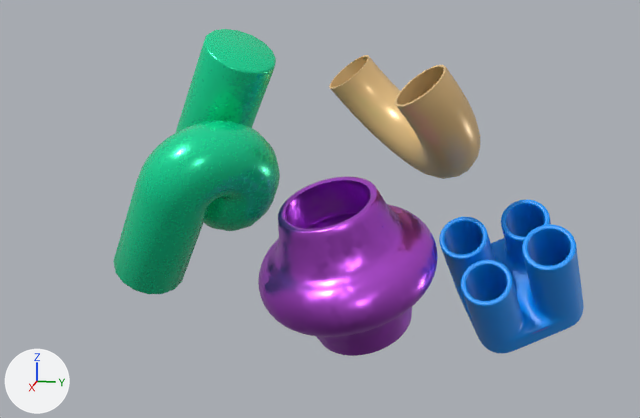
An edit to the glTF model public/models/scene.gltf, drawn before and after from the same camera.
Before and after are seen from a 50 mm lens placed at (25.56, 1.83, 7.42), pointed at (0.76, -3.13, 1.22). The axes (+X, +Y, +Z) are drawn at lower left. The lights are the same throughout. Where no turn or scale is listed for an object, it has been applied to the vertices.

In view in the first picture: 'Extruded_Circle', 'Torus', 'Tubes', 'Vase'.
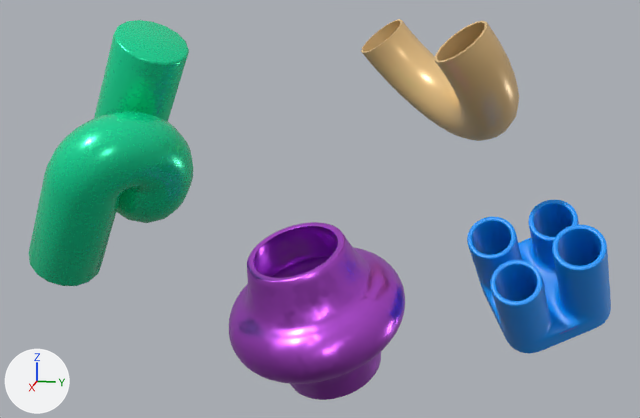
Location of each change, [x1, y1, x2, y2] in pixels of the pictures (640 x 418 px):
'Extruded_Circle', moved
    before: [113, 29, 280, 294]
    after: [29, 20, 193, 286]
'Vase', moved
    before: [258, 177, 438, 356]
    after: [229, 222, 405, 400]
'Tubes', moved
    before: [439, 200, 584, 353]
    after: [467, 200, 611, 354]
'Torus', moved
    before: [329, 55, 480, 179]
    after: [361, 19, 519, 141]

Diff of the bpy script that builds the scene:
```diff
--- a/public/models/scene.gltf.py
+++ b/public/models/scene.gltf.py
@@ ob_torus @@
 ob_torus = bpy.data.objects.new('Torus', me_torus)
-ob_torus.location = (-0.6, -1.57, 4.94)
+ob_torus.location = (-0.86, -0.57, 6.08)
@@ ob_extruded_circle @@
 ob_extruded_circle = bpy.data.objects.new('Extruded_Circle', me_extruded_circle)
-ob_extruded_circle.location = (1.04, -6.61, 2.52)
+ob_extruded_circle.location = (1.49, -8.92, 2.76)
@@ ob_vase @@
 ob_vase = bpy.data.objects.new('Vase', me_vase)
-ob_vase.location = (2.5, -2.03, 0.07)
+ob_vase.location = (2.73, -2.85, -1.21)
@@ ob_tubes @@
 ob_tubes = bpy.data.objects.new('Tubes', me_tubes)
-ob_tubes.location = (0.56, 2.4, -0.23)
+ob_tubes.location = (0.41, 3.19, -0.23)
```
